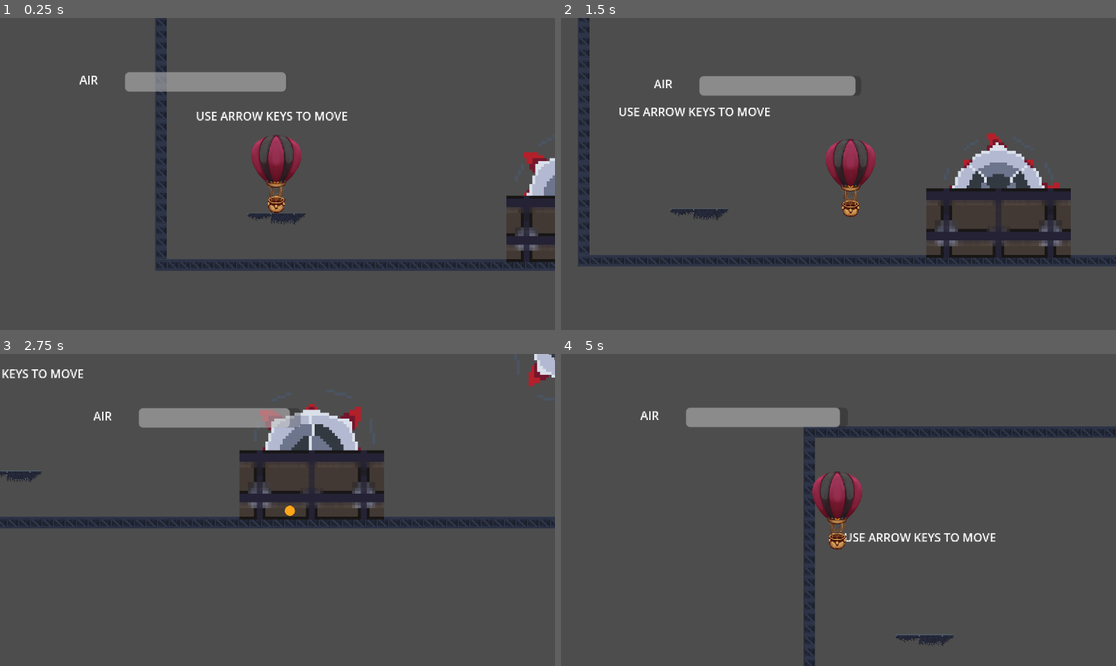
Above: before the commit, frames 1-4 (two rows, left to right).
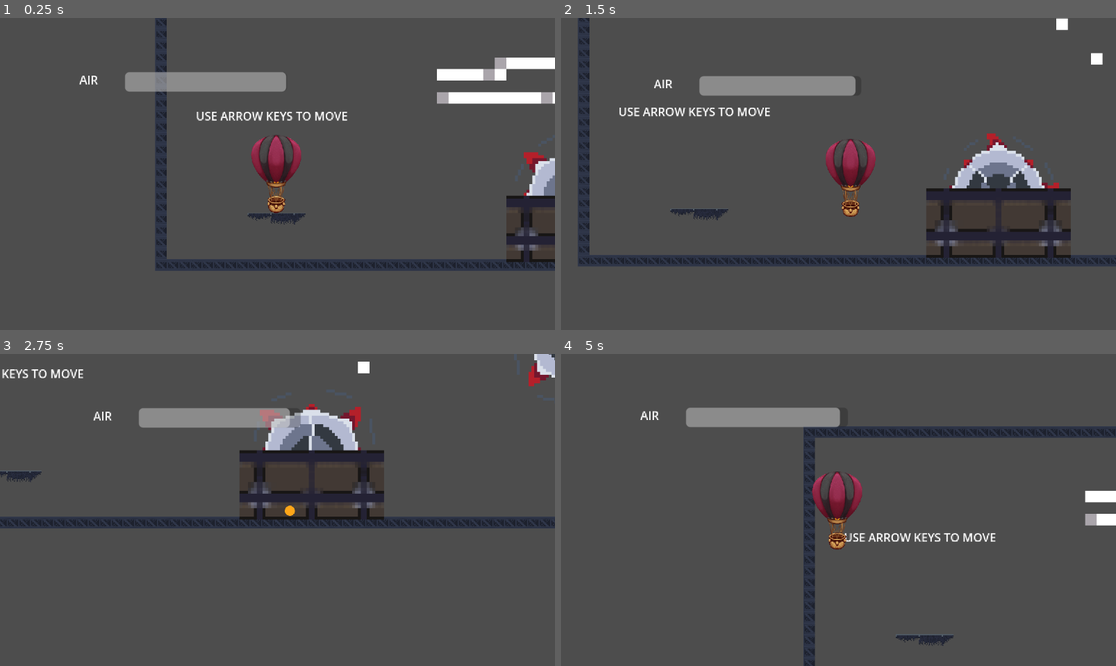
Above: after the commit, the same moments.

Repository: dylana62/balloon-game
Game: Godot game, scene res://scenes/game.tscn
Two runs of this game, one before a commit and one after it. Both use one fixed random seed, a clock stepped at 60 frames per second and the inputs below.
Inputs:
- Up to frame 1 (0.25 s): no input
- Up to frame 2 (1.5 s): tap Enter (ui_accept) at 0.5, 0.77 s; hold Right (ui_right) 0.53-1.28 s; hold Down (ui_down) from 1.28 s (still down)
- Up to frame 3 (2.75 s): tap Enter (ui_accept) at 1.52 s; release Down (ui_down) at 2.03 s; hold Right (ui_right) from 2.03 s (still down)
- Up to frame 4 (5 s): release Right (ui_right) at 2.78 s; hold Up (ui_up) 2.78-3.53 s; tap Enter (ui_accept) at 3.02, 3.77, 4.52 s; hold Left (ui_left) from 3.53 s (still down)

The runs differ from the first frame. In frame 1, 1.7% of the frame differs, in the area x 78-100%, y 12-28%; in frame 2, 0.2%; in frame 3, less than 0.1%; in frame 4, 0.4%.

Commit message:
Added wind zones
Signal sent to player with added path variable. Path needs to be manually input for each signal (fix later?)

Diff:
--- a/scenes/game.tscn
+++ b/scenes/game.tscn
@@ -1,9 +1,10 @@
-[gd_scene load_steps=13 format=4 uid="uid://dtqs181pphyih"]
+[gd_scene load_steps=15 format=4 uid="uid://dtqs181pphyih"]
 
 [ext_resource type="PackedScene" uid="uid://gmgs5cp0pd8p" path="res://scenes/player.tscn" id="1_p5q8j"]
 [ext_resource type="Texture2D" uid="uid://dr2qwehrnybov" path="res://assets/industrial.v2 - Copy.png" id="2_hg2dq"]
 [ext_resource type="AudioStream" uid="uid://bpggusvd4fsad" path="res://assets/Vine Boom Sound Effect (1).mp3" id="2_pcasm"]
 [ext_resource type="PackedScene" uid="uid://bxc8ac2bna65d" path="res://scenes/saw.tscn" id="4_bpucb"]
+[ext_resource type="PackedScene" uid="uid://dhro3myyi36iy" path="res://scenes/wind_zone.tscn" id="5_p8dcw"]
 
 [sub_resource type="TileSetAtlasSource" id="TileSetAtlasSource_5prmr"]
 texture = ExtResource("2_hg2dq")
@@ -526,6 +527,9 @@
 "move": SubResource("Animation_k67sx")
 }
 
+[sub_resource type="RectangleShape2D" id="RectangleShape2D_rsb8q"]
+size = Vector2(284, 106)
+
 [node name="Game" type="Node2D"]
 
 [node name="Player" parent="." instance=ExtResource("1_p5q8j")]
@@ -619,3 +623,26 @@
 
 DASHING USES MORE AIR"
 horizontal_alignment = 1
+
+[node name="Wind Zone" parent="." instance=ExtResource("5_p8dcw")]
+position = Vector2(246, -39)
+wind_direction = "Right"
+wind_speed = 20.0
+
+[node name="CollisionShape2D" type="CollisionShape2D" parent="Wind Zone"]
+position = Vector2(-39, 10)
+shape = SubResource("RectangleShape2D_rsb8q")
+
+[node name="Wind Zone2" parent="." instance=ExtResource("5_p8dcw")]
+position = Vector2(700, 150)
+wind_direction = "Left"
+wind_speed = 10.0
+
+[node name="CollisionShape2D" type="CollisionShape2D" parent="Wind Zone2"]
+position = Vector2(-39, 10)
+shape = SubResource("RectangleShape2D_rsb8q")
+
+[connection signal="body_entered" from="Wind Zone" to="Player" method="_on_wind_zone_body_entered" binds= [NodePath("/root/Game/Wind Zone")]]
+[connection signal="body_exited" from="Wind Zone" to="Player" method="_on_wind_zone_body_exited"]
+[connection signal="body_entered" from="Wind Zone2" to="Player" method="_on_wind_zone_body_entered" binds= [NodePath("/root/Game/Wind Zone2")]]
+[connection signal="body_exited" from="Wind Zone2" to="Player" method="_on_wind_zone_body_exited"]
--- a/scenes/wind_zone.tscn
+++ b/scenes/wind_zone.tscn
@@ -18,7 +18,7 @@
 [ext_resource type="Texture2D" uid="uid://di5bcsjwdghxu" path="res://assets/explosion-1-a/wind/W401-15.png" id="15_fod5a"]
 [ext_resource type="Texture2D" uid="uid://bos6qrdmx0v7k" path="res://assets/explosion-1-a/wind/W401-16.png" id="16_5jyr7"]
 
-[sub_resource type="SpriteFrames" id="SpriteFrames_bvb72"]
+[sub_resource type="SpriteFrames" id="SpriteFrames_m0xh8"]
 animations = [{
 "frames": [{
 "duration": 1.0,
@@ -71,12 +71,14 @@
 }],
 "loop": true,
 "name": &"default",
-"speed": 12.0
+"speed": 10.0
 }]
 
-[node name="wind zone" type="Node2D"]
+[node name="Wind Zone" type="Area2D"]
+collision_mask = 2
 script = ExtResource("1_r11yw")
 
 [node name="AnimatedSprite2D" type="AnimatedSprite2D" parent="."]
-sprite_frames = SubResource("SpriteFrames_bvb72")
-frame_progress = 0.74326
+sprite_frames = SubResource("SpriteFrames_m0xh8")
+autoplay = "default"
+frame_progress = 0.10548
--- a/scripts/player.gd
+++ b/scripts/player.gd
@@ -6,12 +6,17 @@
 
 @export var SPEED = 300.0
 @export var ACCEL = 2.0
-const MAX_AIR = 100.0
 @export var AIR_LOSS = 2.0
 
+# Input vars
 var input: Vector2
 var isDashing: bool = false
+
+# Air vars
+const MAX_AIR = 100.0
 var air = MAX_AIR
+
+var wind_push: Vector2 = Vector2.ZERO
 
 func _ready() -> void:
 	set_air_label()
@@ -50,11 +55,33 @@
 		isDashing = false
 
 	if isDashing:
-		velocity = lerp(velocity, playerInput * SPEED * 2, delta * ACCEL * 2)
+		velocity = lerp(velocity + wind_push, playerInput * SPEED * 2, delta * ACCEL * 2)
 	else:
-		velocity = lerp(velocity, playerInput * SPEED, delta * ACCEL)
+		velocity = lerp(velocity + wind_push, playerInput * SPEED, delta * ACCEL)
 
 	move_and_slide()
 
 func _on_timer_timeout() -> void:
 	get_tree().reload_current_scene()
+
+func _on_wind_zone_body_entered(_body, path):
+	var wind_speed = get_node(path).wind_speed
+
+	print("entered")
+	print(wind_speed)
+	print(path)
+	wind_push = Vector2(wind_speed, 0.0)
+
+	match get_node(path).wind_direction:
+		"Up":
+			wind_push = Vector2(0.0, -wind_speed)
+		"Down":
+			wind_push = Vector2(0.0, wind_speed)
+		"Left":
+			wind_push = Vector2(-wind_speed, 0.0)
+		"Right":
+			wind_push = Vector2(wind_speed, 0.0)
+
+
+func _on_wind_zone_body_exited(_body):
+	wind_push = Vector2.ZERO
--- a/scripts/wind_zone.gd
+++ b/scripts/wind_zone.gd
@@ -1,7 +1,4 @@
 extends Area2D
 
-@onready var timer: Timer = $Timer
-
-func _on_body_entered(body: Node2D) -> void:
-	print("you died")
-	body.get_node("AnimatedSprite2D").play("explode")
+@export_enum("Up", "Down", "Left", "Right") var wind_direction: String
+@export var wind_speed: float = 2.0
Not shown: 1 places in scenes/wind_zone.tscn that only renumber resources
